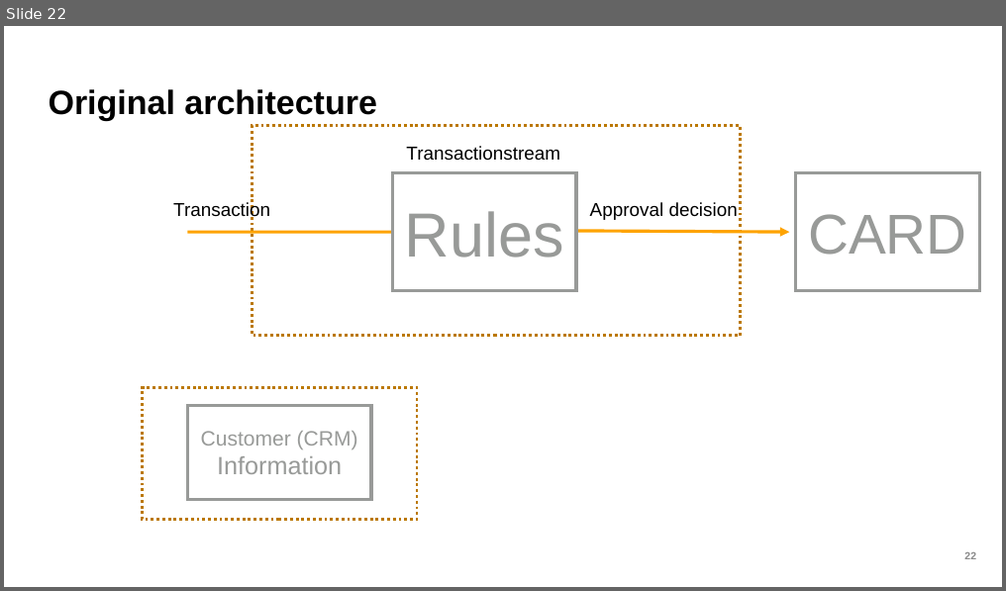
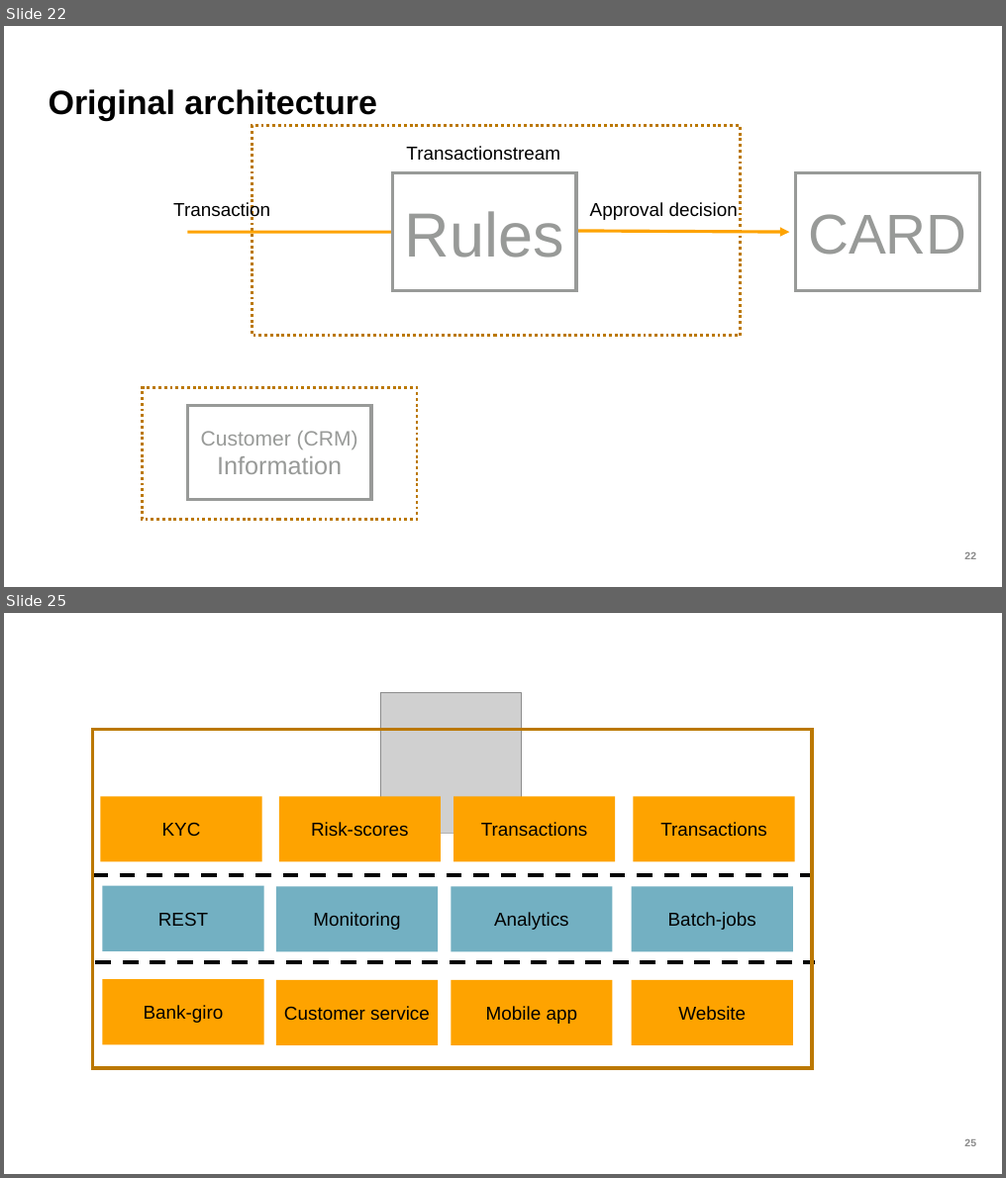
Before and after one commit to AnteLund/kafka-summit-presentation, a slide deck: Kafka Summit-part1-v07.pptx. Shown one above the other, each under a label of ours: slide 22 before the commit, slides 22 and 25 after it; the slides between them are not shown. The pictures are 1006x591 and 1006x1178 pixels, drawn with LibreOffice and Linux fonts; fonts in the diff are those of the drawing; grey boxes stand for pictures; background and template pictures are left out. Boxes give left, top, right and bottom in pixels: in the first picture for what was removed or moved away, otherwise in the second. Text is boxed around its words. In the diff, an @@ line names an element or a change of style, - is before the commit and + after.

```diff
--- a/Kafka Summit-part1-v07.pptx
+++ b/Kafka Summit-part1-v07.pptx
@@ slide 25 added at (4,613,1002,1174), background #FFFFFF @@
@@ picture added at (380,692,522,833) @@
@@ rectangle added at (92,730,813,1069), outline #BC7900 3.25 pt @@
@@ rectangle added at (101,796,262,862), fill #FEA300, 18 pt, text #000000 @@
+KYC
@@ rectangle added at (279,796,441,862), fill #FEA300, 18 pt, text #000000 @@
+Risk-scores
@@ rectangle added at (453,796,616,862), fill #FEA300, 18 pt, text #000000 @@
+Transactions
@@ rectangle added at (634,796,795,862), fill #FEA300, 18 pt, text #000000 @@
+Transactions
@@ line added from (92, 875) to (813, 875), #000000 3.75 pt dashed @@
@@ rectangle added at (103,886,264,953), fill #73B0C2, 18 pt, text #000000 @@
+REST
@@ rectangle added at (276,886,439,953), fill #73B0C2, 18 pt, text #000000 @@
+Monitoring
@@ rectangle added at (450,886,613,953), fill #73B0C2, 18 pt, text #000000 @@
+Analytics
@@ rectangle added at (632,886,793,953), fill #73B0C2, 18 pt, text #000000 @@
+Batch-jobs
@@ line added from (95, 962) to (816, 962), #000000 3.75 pt dashed @@
@@ rectangle added at (103,980,264,1046), fill #FEA300, 18 pt, text #000000 @@
+Bank-giro
@@ rectangle added at (276,980,439,1046), fill #FEA300, 18 pt, text #000000 @@
+Customer service
@@ rectangle added at (450,980,613,1046), fill #FEA300, 18 pt, text #000000 @@
+Mobile app
@@ rectangle added at (632,980,793,1046), fill #FEA300, 18 pt, text #000000 @@
+Website
@@ page number added at (964,1140,976,1147), 10 pt, text #8C8C8C, bold @@
+25
```
Also in this commit, not shown: 3 slides changed, 2 other files.
